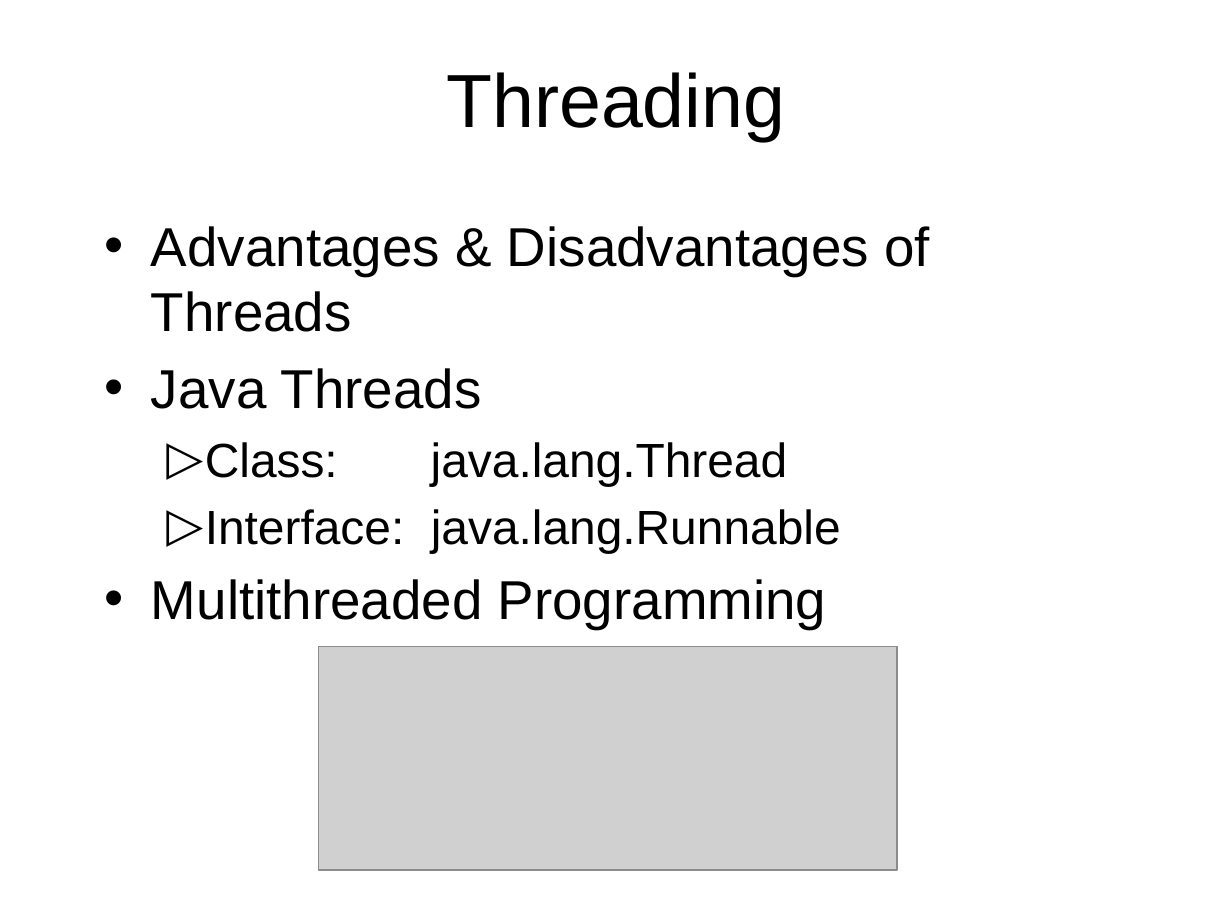
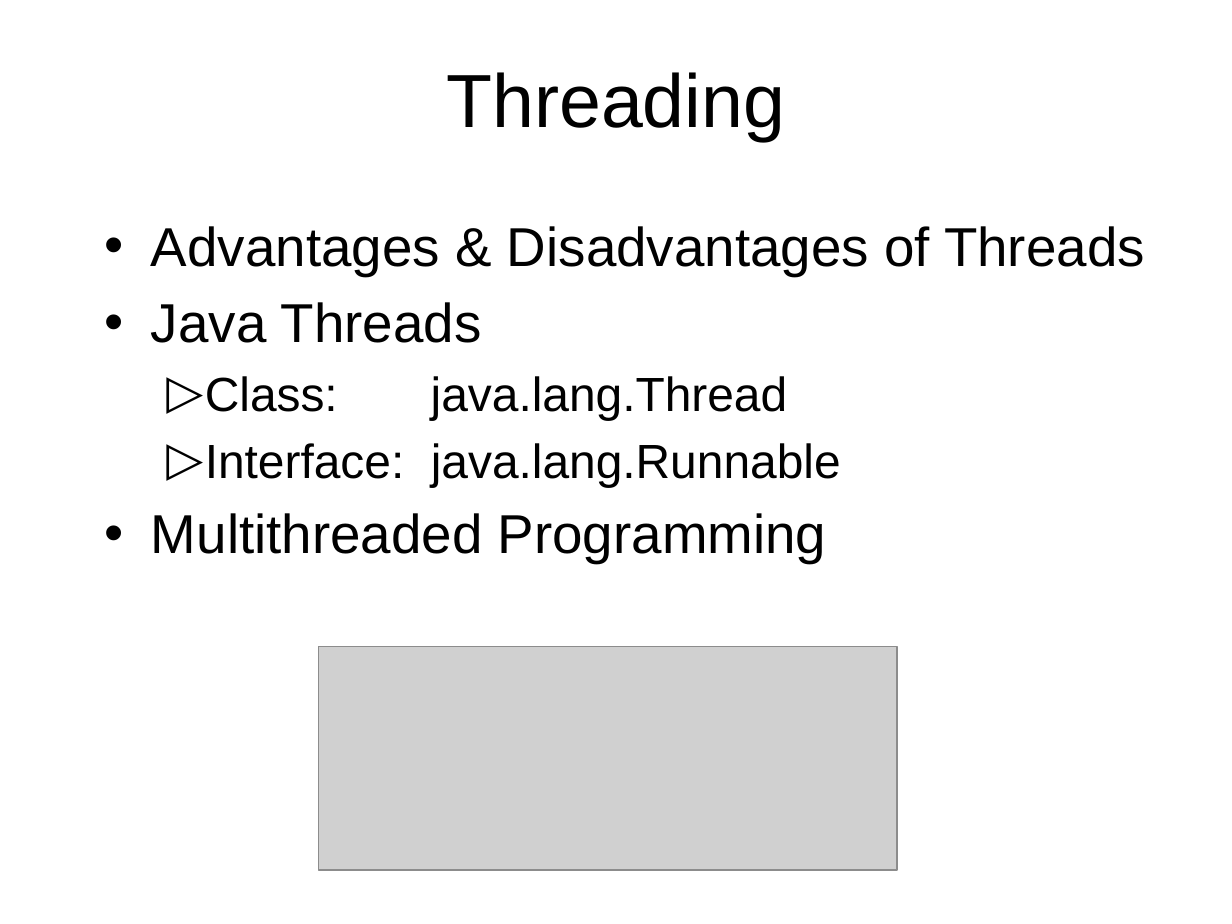
Before and after one commit to octaviordz/zjnu2017.github.io, a slide deck: slide 6 of OOP/lectures/100--Java.MultiThreading.pptx. Drawn at 1232x924 pixels with LibreOffice and Linux fonts; fonts in the diff are those of the drawing; grey boxes stand for pictures. Boxes give left, top, right and bottom in pixels: in the first picture for what was removed or moved away, otherwise in the second. Text is boxed around its words. In the diff, an @@ line names an element or a change of style, - is before the commit and + after.

```diff
--- a/OOP/lectures/100--Java.MultiThreading.pptx
+++ b/OOP/lectures/100--Java.MultiThreading.pptx
@@ text "Advantages & Disadvantages of Threads" rewrapped from (x1=151, y1=226, x2=930, y2=629) to (x1=151, y1=226, x2=1145, y2=563) @@
```
Also in this commit, not shown: 10 other slides changed, 1 slide added.
